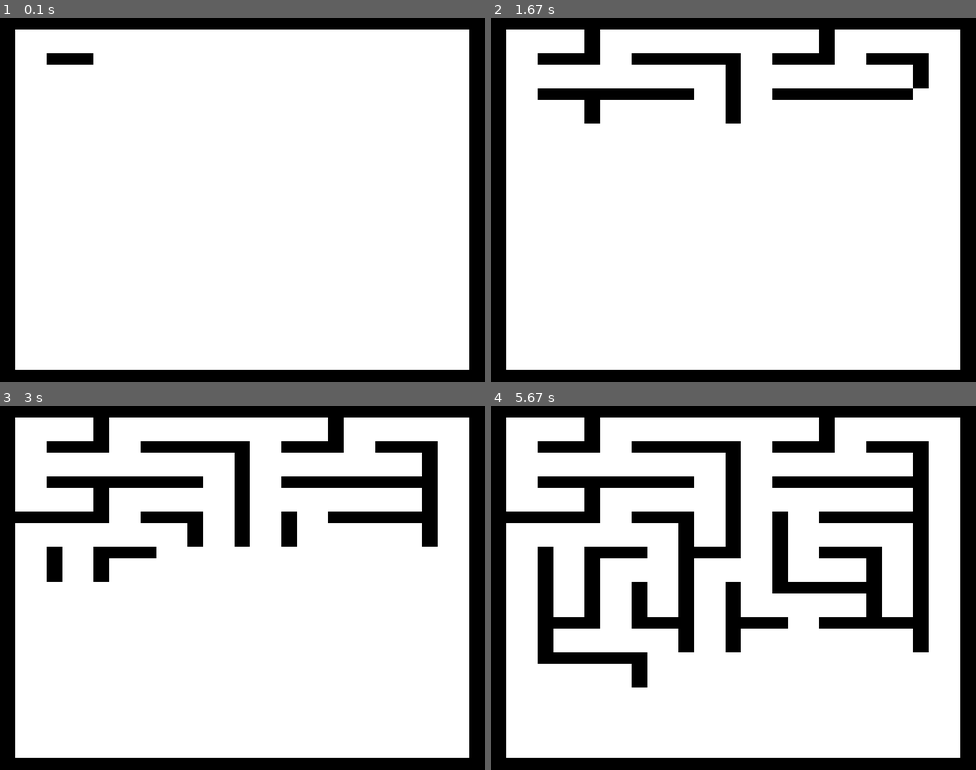
Above: before the commit, frames 1-4 (two rows, left to right).
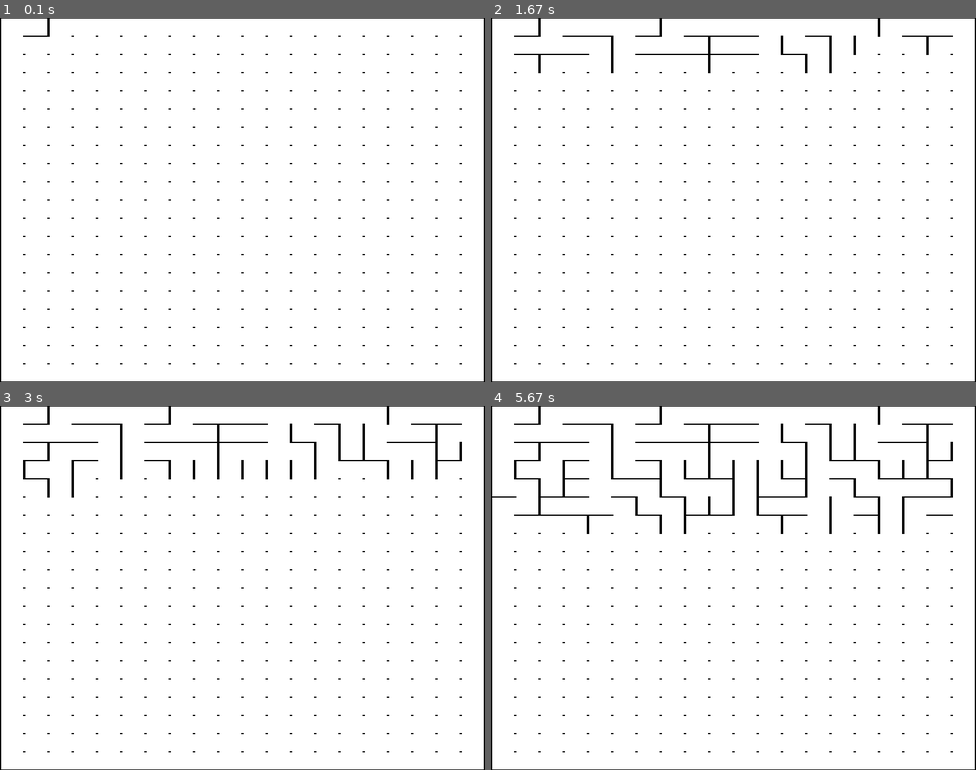
Above: after the commit, the same moments.

Repository: ooishiisao/pygame_game
Game: pygame game, started from maze/maze.py
Two runs of this game, one before a commit and one after it. Both use one fixed random seed, a clock stepped at 60 frames per second and the inputs below.
Inputs:
- Up to frame 1 (0.1 s): no input
- Up to frame 2 (1.67 s): no input
- Up to frame 3 (3 s): no input
- Up to frame 4 (5.67 s): no input

The runs differ from the first frame. In frame 1, 13% of the frame differs, in the area x 0-100%, y 0-100%; in frame 2, 17%; in frame 3, 22%; in frame 4, 30%.

Commit message:
通路単位に見直し

Diff:
--- a/maze/maze.py
+++ b/maze/maze.py
@@ -23,55 +23,55 @@
     DOWN  = 3
     NONE  = 4
 
-    def __init__(self, x, y):
+    def __init__(self, width : int, height : int):
         super().__init__()
         # 最低5以上の奇数
-        if x % 2 == 0:
-            x += 1
-        if x < 5:
-            x = 5
-        if y % 2 == 0:
-            y += 1
-        if y < 5:
-            y = 5
-        self.x = x
-        self.y = y
-        self.maze = [[0 for i in range(y)] for j in range(x)]
+        if width % 2 == 0:
+            width += 1
+        if width < 5:
+            width = 5
+        if height % 2 == 0:
+            height += 1
+        if height < 5:
+            height = 5
+        self.width = width
+        self.height = height
+        self.map = [[0 for i in range(height)] for j in range(width)]
         self._step    = 0
         self._steps   = []
         self._substep = 0
         self.clear()
 
     def clear(self):
-        for x, y in product(range(self.x), range(self.y)):
-            if x == 0 or x == self.x-1 or y == 0 or y == self.y-1:
-                self.maze[x][y] = Maze.BLOCK
+        for x, y in product(range(self.width), range(self.height)):
+            if x == 0 or x == self.width-1 or y == 0 or y == self.height-1:
+                self.map[x][y] = Maze.BLOCK
             #elif x % 2 == 0 and y % 2 == 0:
-            #    self.maze[x][y] = Maze.BLOCK
+            #    self.map[x][y] = Maze.BLOCK
             else:
-                self.maze[x][y] = Maze.FLOOR
-
-    def make_by_lay_pole(self):
-        self.prepare_by_lay_pole()
-        while self.next_by_lay_pole():
+                self.map[x][y] = Maze.FLOOR
+
+    def make_method1(self):
+        self.prepare_method1()
+        while self.next_method1():
             pass
 
-    def prepare_by_lay_pole(self):
+    def prepare_method1(self):
         self.clear()
         self._step    = 0
         self._steps   = []
         self._substep = 0
-        for y, x in product(range(self.y), range(self.x)):
-            if x > 0 and x < self.x-1 and x % 2 == 0 \
-               and y > 0 and y < self.y-1 and y % 2 == 0:
+        for y, x in product(range(self.height), range(self.width)):
+            if x > 0 and x < self.width-1 and x % 2 == 0 \
+               and y > 0 and y < self.height-1 and y % 2 == 0:
                 self._steps.append((x, y))
 
-    def next_by_lay_pole(self):
+    def next_method1(self) -> bool:
         if self._step < len(self._steps):
             x, y = self._steps[self._step]
             self._substep += 1
             if self._substep == 1:
-                self.maze[x][y] = Maze.BLOCK
+                self.map[x][y] = Maze.BLOCK
             elif self._substep == 2:
                 while True:
                     if y == 2:
@@ -94,53 +94,117 @@
                         chk_y = y
                     else:
                         break
-                    if self.maze[chk_x][chk_y] == Maze.FLOOR:
-                        self.maze[chk_x][chk_y] = Maze.BLOCK
+                    if self.map[chk_x][chk_y] == Maze.FLOOR:
+                        self.map[chk_x][chk_y] = Maze.BLOCK
                         break
             elif self._substep == 3:
-                self.maze[x][y] = Maze.BLOCK
+                self.map[x][y] = Maze.BLOCK
                 self._step += 1
                 self._substep = 0
             return True
         else:
             return False
 
-
-class MazeSprite(pygame.sprite.Sprite):
-
-    def __init__(self, maze, width, height):
+class MazeGroup(pygame.sprite.Group):
+
+    def __init__(self, maze : Maze):
         super().__init__()
         self._maze = maze
-        self._maze_width  = width
-        self._maze_height = height
-        self.rect = (0, 0, width, height)
-        self.image = pygame.Surface((width, height))
-        self.image.fill((0,0,0))
-
-    def updatex(self):
-        for x, y in product(range(self._maze.x), range(self._maze.y)):
-            if self._maze.maze[x][y] == Maze.BLOCK:
-                color = (0,0,0)
-            elif self._maze.maze[x][y] == Maze.CURRENT:
-                color = (255,0,0)
-            else:
-                color = (255,255,255)
-            self.image.fill(color, (x*self._cell_width, y*self._cell_height, self._cell_width, self._cell_height))
 
     def update(self):
-        for x, y in product(range(self._maze.x), range(self._maze.y)):
-            if self._maze.maze[x][y] == Maze.BLOCK:
-                color = (0,0,0)
-            elif self._maze.maze[x][y] == Maze.CURRENT:
-                color = (255,0,0)
-            else:
-                color = (255,255,255)
-
-            left   = self._maze_width  *  (x + x // 2) // (self._maze.x + self._maze.x // 2)
-            width  = self._maze_width  + (self._maze.x + (self._maze.x // 2)-1) // (self._maze.x + (self._maze.x // 2))
-            top    = self._maze_height *  (y + y // 2) // (self._maze.y + self._maze.y // 2)
-            height = self._maze_height + (self._maze.y + (self._maze.y // 2)-1) // (self._maze.y + (self._maze.y // 2))
-            self.image.fill(color, (left, top, width, height))
+        self._maze.next_method1()
+        super().update()
+
+class MazeSprite(pygame.sprite.Sprite):
+
+    def __init__(self, maze : Maze, x : int, y : int, rect : pygame.Rect):
+        super().__init__()
+        self._maze = maze
+        self._maze_x = x * 2 + 1
+        self._maze_y = y * 2 + 1
+        self.rect = rect
+        self.image = pygame.Surface((rect.width, rect.height))
+
+    def update(self):
+        self.image.fill((255,255,255))
+        x = self._maze_x
+        y = self._maze_y
+        width  = self.rect.width - 0
+        height = self.rect.height - 0
+        thick_x = width  // 16
+        thick_y = height // 16
+        self.image.fill((0,0,0), (0,             0,              thick_x, thick_y))
+        self.image.fill((0,0,0), (width-thick_x, 0,              thick_x, thick_y))
+        self.image.fill((0,0,0), (0,             height-thick_y, thick_x, thick_y))
+        self.image.fill((0,0,0), (width-thick_x, height-thick_y, thick_x, thick_y))
+        if self._maze.map[x][y-1] == Maze.BLOCK:
+            self.image.fill((0,0,0), (0, 0, width, thick_y))
+        if self._maze.map[x-1][y] == Maze.BLOCK:
+            self.image.fill((0,0,0), (0, 0, thick_x, height))
+        if self._maze.map[x+1][y] == Maze.BLOCK:
+            self.image.fill((0,0,0), (width-thick_x, 0, thick_x, height))
+        if self._maze.map[x][y+1] == Maze.BLOCK:
+            self.image.fill((0,0,0), (0, height-thick_y, width, thick_y))
+
+class MazeNode():
+    UNDETERMINED = 0
+    DETERMINED   = 1
+
+    def __init__(self, x : int, y : int):
+        self.x             = x
+        self.y             = y
+        self.link_to_up    = None
+        self.link_to_left  = None
+        self.link_to_right = None
+        self.link_to_down  = None
+        self.distance      = 0xFFFFFFFF
+        self.state         = MazeNode.UNDETERMINED
+
+class MazeLink():
+    UNDETERMINED = 0
+    DETERMINED   = 1
+
+    def __init__(self, x : int, y : int):
+        self.x : int = x
+        self.y : int = y
+        self.weight : int = 1
+        self.end1 : MazeNode = None
+        self.end2 : MazeNode = None
+
+class MazeSearch():
+
+    def __init__(self, maze : Maze):
+        self._maze : Maze = maze
+        self._nodes : list[MazeNode] = []
+        for x, y in product(range(maze.x), range(maze.y)):
+            if x % 2 == 1 and y % 2 == 1:
+                self._nodes.append(MazeNode(x, y))
+
+        for node in self._nodes:
+            x = node.x
+            y = node.y
+            # UP
+            if self._maze.map[x][y-1] == Maze.FLOOR:
+                self.link_to_up = self.find_node(x, y-2)
+            # LEFT
+            if self._maze.map[x-1][y] == Maze.FLOOR:
+                self.link_to_up = self.find_node(x-2, y)
+            # RIGHT
+            if self._maze.map[x+1][y] == Maze.FLOOR:
+                self.link_to_up = self.find_node(x+2, y)
+            # DOWN
+            if self._maze.map[x][y+1] == Maze.FLOOR:
+                self.link_to_up = self.find_node(x, y+2)
+
+    def find_node(self, x : int, y : int):
+        ret = None
+        for node in self._nodes:
+            if node.x == x and node.y == y:
+                ret = node
+                break
+        return ret
+
+
 
 class MazeGame(Game):
     """MazeGameクラス"""
@@ -154,20 +218,29 @@
         super().__init__(width, height)
 
         self.FPS    = 30
-        self._scene = self.SCENE_TITLE
-        self._maze   = Maze(21, 21)
-        self._maze.prepare_by_lay_pole()
-        #self._maze.make_by_lay_pole()
-
-        self._sprite = MazeSprite(self._maze, width, height)
-        self._group  = pygame.sprite.Group(self._sprite)
+        size_x      = 20
+        size_y      = 20
+        self._maze  = Maze(size_x*2+1, size_y*2+1)
+        self._maze.prepare_method1()
+        #self._maze.make_method1()
+
+        self._group = MazeGroup(self._maze)
+        for x in range(size_x):
+            for y in range(size_y):
+                block_size_x = width  // size_x
+                block_size_y = height // size_y
+                block_pos_x  = block_size_x * x
+                block_pos_y  = block_size_y * y
+                rect = pygame.Rect(block_pos_x, block_pos_y, block_size_x, block_size_y)
+                sprite = MazeSprite(self._maze, x, y, rect)
+                self._group.add(sprite)
 
     def on_frame(self):
         """フレーム処理
         Args:
             scene (int) : 0 タイトル / 1 ゲーム / 2 終了
         """
-        self._maze.next_by_lay_pole()
+        self._maze.next_method1()
 
         # イベント処理
         mouse_x = 0
Not shown, added: maze/maze.md
